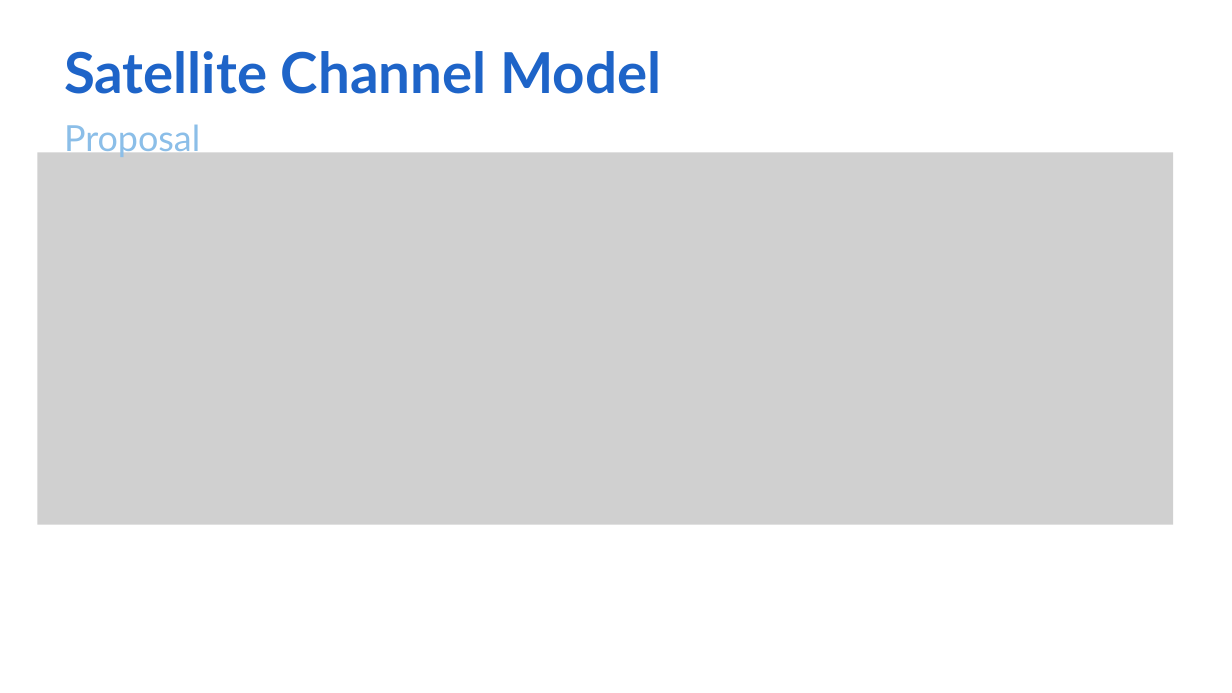
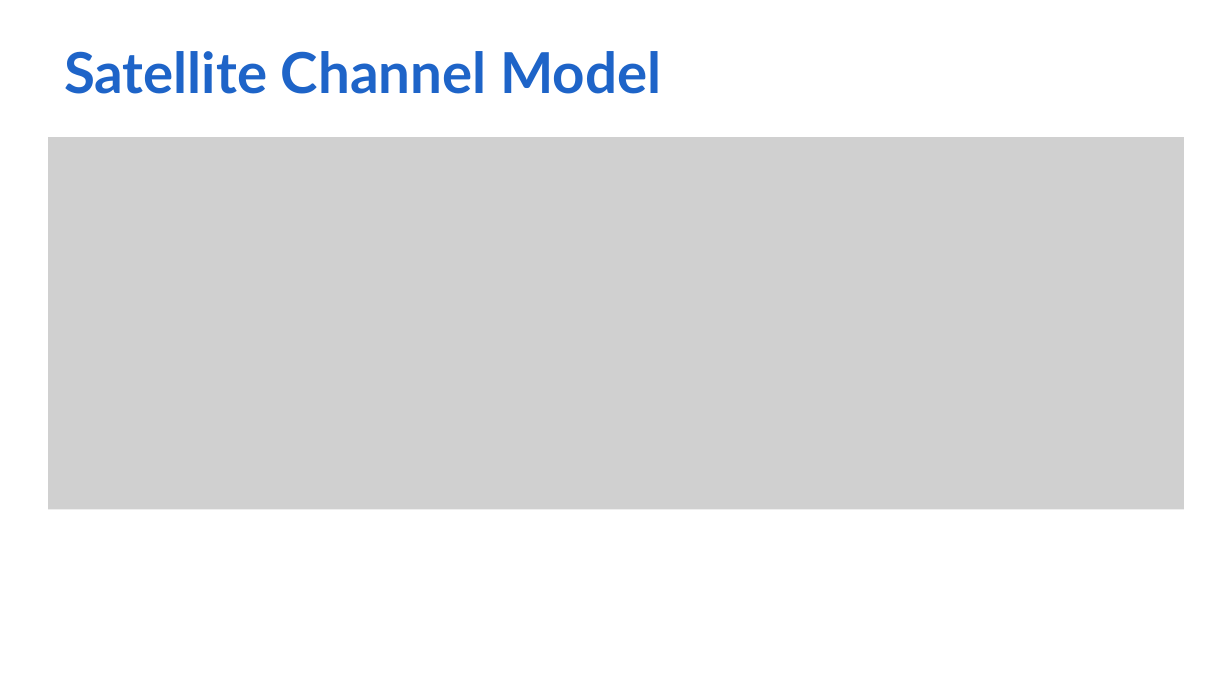
Before and after one commit to wannesbaes/satellite-precoding-techniques, a slide deck: slide 5 of mu-mimo/report/presentations/mu-mimo_satellite.pptx. Drawn at 1232x693 pixels with LibreOffice and Linux fonts; fonts in the diff are those of the drawing; grey boxes stand for pictures; background and template pictures are left out. Boxes give left, top, right and bottom in pixels: in the first picture for what was removed or moved away, otherwise in the second. Text is boxed around its words. In the diff, an @@ line names an element or a change of style, - is before the commit and + after.

Commit message:
update clarks fading model

```diff
--- a/mu-mimo/report/presentations/mu-mimo_satellite.pptx
+++ b/mu-mimo/report/presentations/mu-mimo_satellite.pptx
@@ picture: place and size @@
-picture at box(37, 152, 1173, 525)
+picture at box(48, 137, 1184, 509)
@@ text removed at box(64, 124, 200, 158) @@
-Proposal
```
Also in this commit, not shown: 2 other slides changed, 4 slides added, 10 other files.
